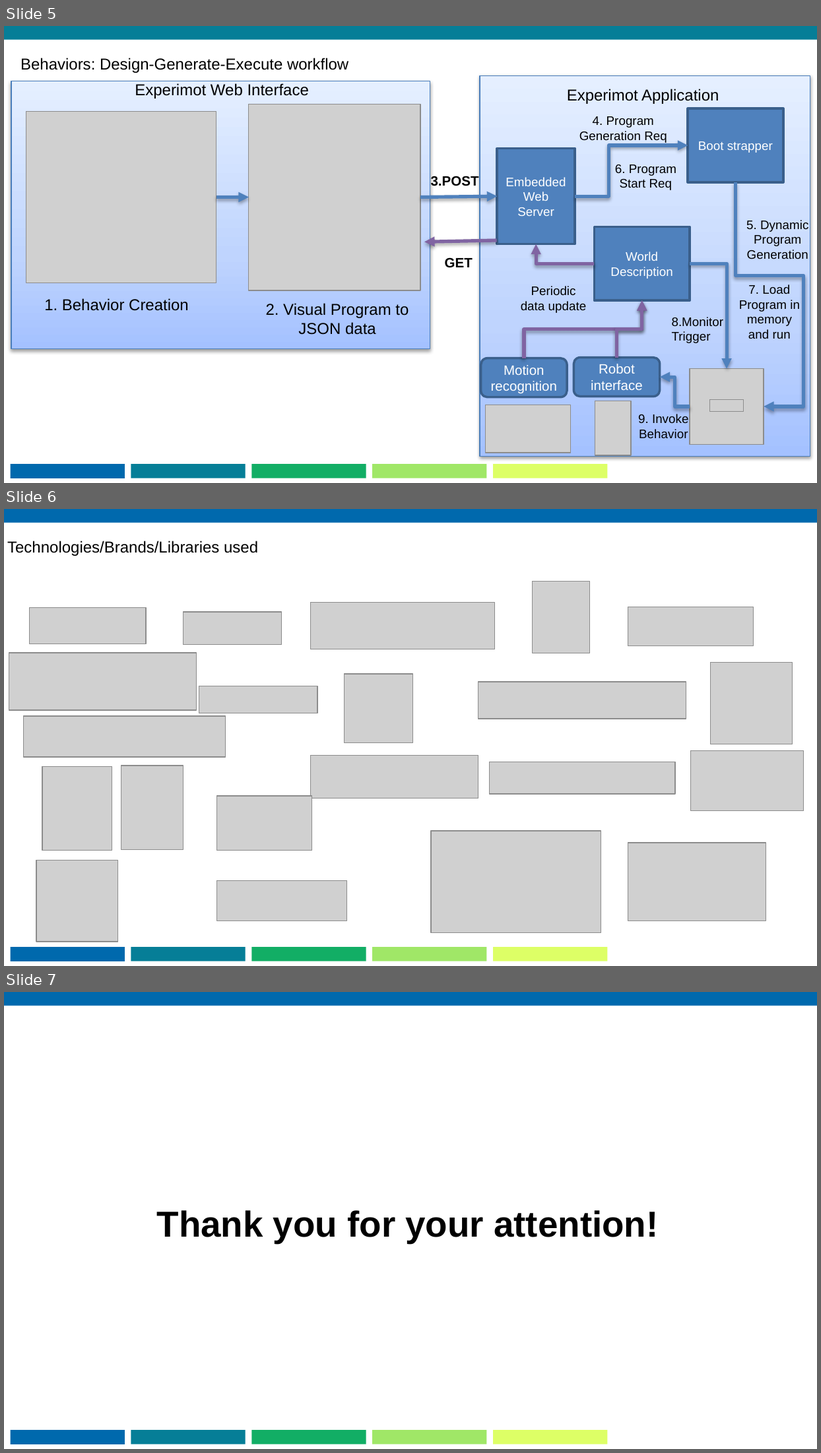
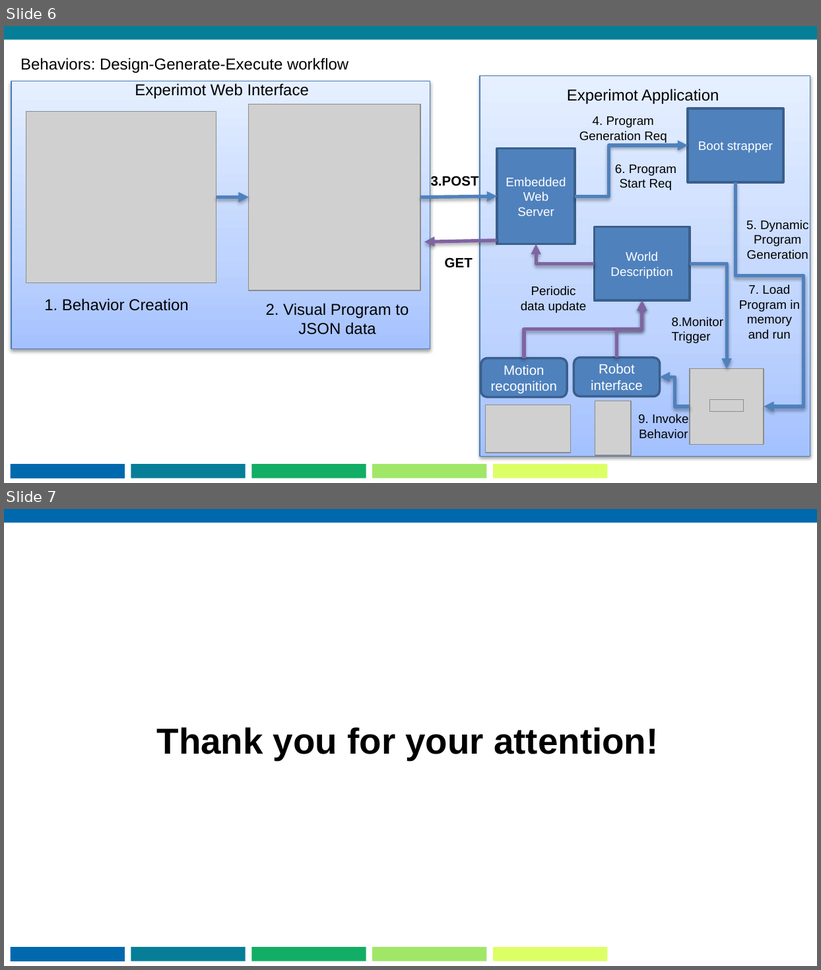
Before and after one commit to praveenv4k/indriya, a slide deck: docs/MonthlyPresentation/20150511_PRAVEEN.pptx. Shown one above the other, each under a label of ours: slides 5, 6 and 7 before the commit, slides 6 and 7 after it. The pictures are 821x1453 and 821x970 pixels, drawn with LibreOffice and Linux fonts; fonts in the diff are those of the drawing; grey boxes stand for pictures. Boxes give left, top, right and bottom in pixels: in the first picture for what was removed or moved away, otherwise in the second. Text is boxed around its words. In the diff, an @@ line names an element or a change of style, - is before the commit and + after.

```diff
--- a/docs/MonthlyPresentation/20150511_PRAVEEN.pptx
+++ b/docs/MonthlyPresentation/20150511_PRAVEEN.pptx
@@ slide 6 removed at <box>4,509,817,966</box>, background #FFFFFF; not listed: 7 template elements that a slide beside it also shows @@
@@ title removed at <box>7,541,258,556</box> @@
-Technologies/Brands/Libraries used
@@ picture removed at <box>29,607,145,644</box> @@
@@ picture removed at <box>183,612,281,645</box> @@
@@ picture removed at <box>9,653,196,711</box> @@
@@ picture removed at <box>711,663,793,745</box> @@
@@ picture removed at <box>199,687,318,713</box> @@
@@ picture removed at <box>344,674,413,743</box> @@
@@ picture removed at <box>24,716,225,757</box> @@
@@ picture removed at <box>121,766,183,850</box> @@
@@ picture removed at <box>42,767,112,850</box> @@
@@ picture removed at <box>217,796,312,850</box> @@
@@ group removed at <box>310,582,803,933</box>: 9 pictures @@
@@ picture removed at <box>36,860,118,941</box> @@
@@ picture removed at <box>217,881,347,921</box> @@
@@ what was slide 5 is now slide 6 @@
```
Also in this commit, not shown: 1 slide changed, 1 slide added, 2 other files.
